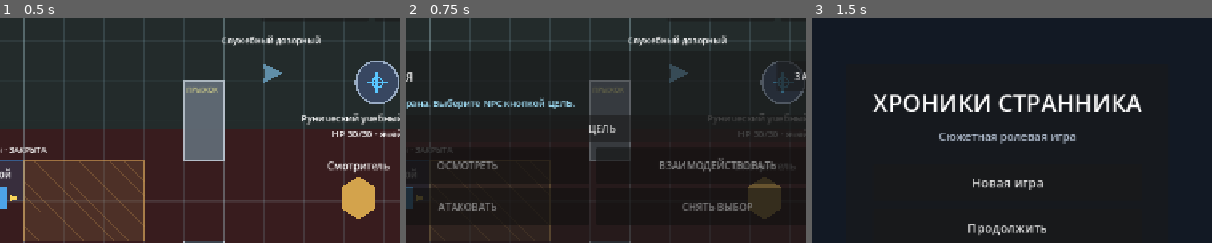
Above: before the commit, frames 1-3 (left to right).
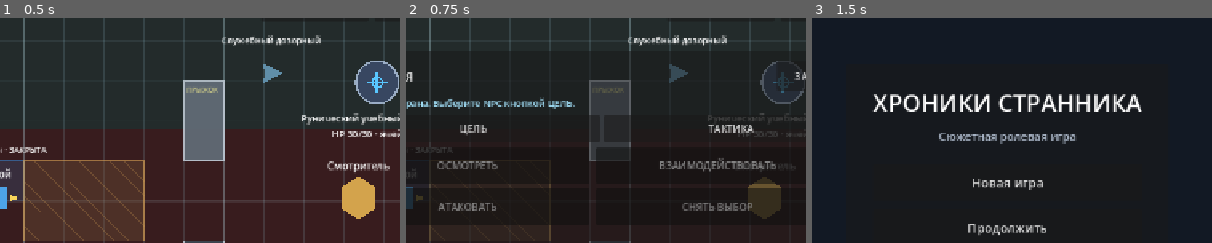
Above: after the commit, the same moments.

Repository: eretenkodaniil16-rgb/rpg-project
Game: Godot game, scene res://scenes/game/game.tscn
The game is run twice, just before and just after one commit, with the same random seed, the same clock (stepped at 60 frames per second) and the same inputs. This scene is started directly instead of the project's main scene.
Inputs:
- Up to frame 1 (0.5 s): no input
- Up to frame 2 (0.75 s): click "ДЕЙСТВИЯ" at 0.5 s
- Up to frame 3 (1.5 s): click "МЕНЮ" at 1.25 s
The pictures show only the part of the screen within x 26-76%, y 10-60%; the shares and areas given below are measured in that part.

Frame 1 is identical in both runs. In frame 2, 0.6% of the frame differs, in the area x 13-87%, y 47-53%; in frame 3, nothing differs.

Commit message:
feat: подключить несмертельный runtime

Diff:
--- a/scenes/game/game.tscn
+++ b/scenes/game/game.tscn
@@ -1,7 +1,7 @@
 [gd_scene load_steps=3 format=3]
 
 [ext_resource type="PackedScene" path="res://scenes/game/game_base.tscn" id="1_base"]
-[ext_resource type="Script" path="res://scripts/game/game_advanced_combat_ai_runtime.gd" id="2_feature"]
+[ext_resource type="Script" path="res://scripts/game/game_nonlethal_restraints_runtime.gd" id="2_feature"]
 
 [node name="Game" instance=ExtResource("1_base")]
 script = ExtResource("2_feature")
